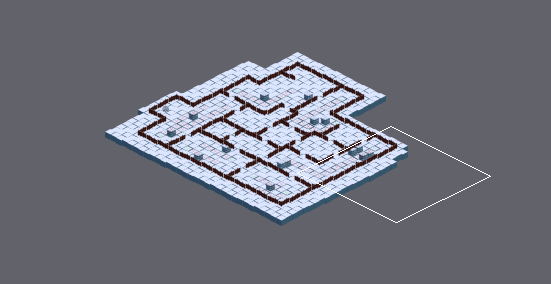
One commit to this Tiled map (JSON): TBSA/Bin/Data/Tiled/6_IcyFortress.json. The first picture is a wide view before the edit; the outline marks the close-up.
Close-up. As it was:
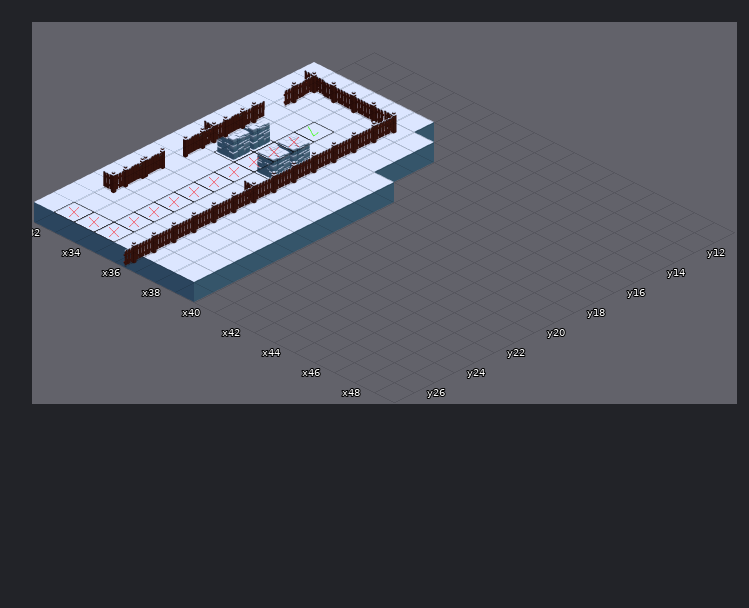
Cells are 128x64 px. Isometric: x runs down to the right, y down to the left. Shown: x 32..49, y 11..27. The commit also changed other parts of the map, which this record leaves out.
After the commit:
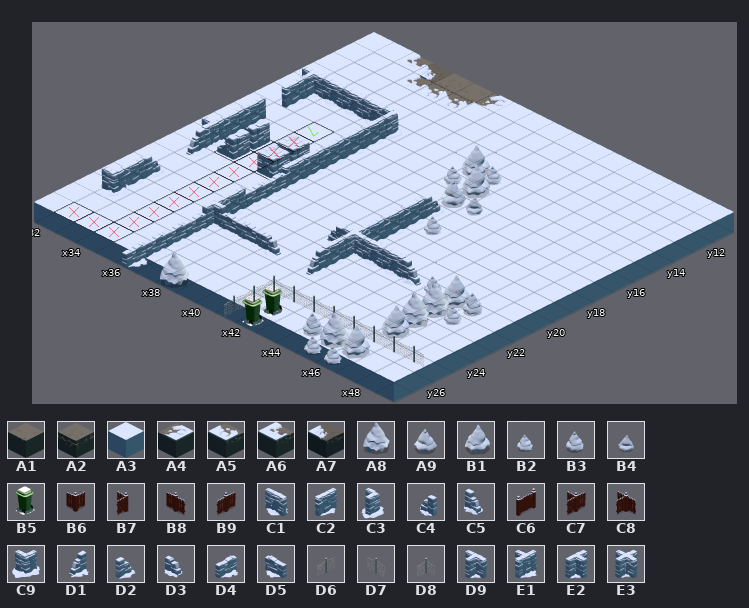
Key: from "tileSheetFloors": A1 12, A2 15, A3 16, A4 29, A5 44, A6 45, A7 46; from "tileSheetProps": A8 33, A9 35, B1 36, B2 37, B3 38, B4 39, B5 85; from "tileSheetWalls": B6 1, B7 3, B8 6, B9 7, C1 8, C2 9, C3 10, C4 12, C5 13, C6 17, C7 19, C8 20, C9 27, D1 28, D2 29, D3 43, D4 44, D5 45, D6 48, D7 49, D8 55, D9 56, E1 58, E2 59, E3 60.
__ is an empty cell.
Tiles replaced or removed in this view: B6, B7, B8, B9, C6, C7, C8.
From old to new:
Changed rows in their new state; .. is an unchanged cell.
Layer "Floor":
first column x 32:
11 A3 A3 A6 A7 A2 A1 A4 A3 A3 A3 A3 A3 A3 A3 A3 A3 A3 A3
12 A3 A3 A3 A6 A5 A5 A3 A3 A3 A3 A3 A3 A3 A3 A3 A3 A3 A3
13 A3 A3 A3 A3 A3 A3 A3 A3 A3 A3 A3 A3 A3 A3 A3 A3 A3 A3
14 .. .. .. .. .. .. A3 A3 A3 A3 A3 A3 A3 A3 A3 A3 A3 A3
15 .. .. .. .. .. .. .. A3 A3 A3 A3 A3 A3 A3 A3 A3 A3 A3
16 .. .. .. .. .. .. .. A3 A3 A3 A3 A3 A3 A3 A3 A3 A3 A3
17 .. .. .. .. .. .. .. A3 A3 A3 A3 A3 A3 A3 A3 A3 A3 A3
18 .. .. .. .. .. .. .. .. A3 A3 A3 A3 A3 A3 A3 A3 A3 A3
19 .. .. .. .. .. .. .. .. A3 A3 A3 A3 A3 A3 A3 A3 A3 A3
20 .. .. .. .. .. .. .. .. A3 A3 A3 A3 A3 A3 A3 A3 A3 A3
21 .. .. .. .. .. .. .. .. A3 A3 A3 A3 A3 A3 A3 A3 A3 A3
22 .. .. .. .. .. .. .. .. A3 A3 A3 A3 A3 A3 A3 A3 A3 A3
23 .. .. .. .. .. .. .. .. A3 A3 A3 A3 A3 A3 A3 A3 A3 A3
24 .. .. .. .. .. .. .. .. A3 A3 A3 A3 A3 A3 A3 A3 A3 A3
25 .. .. .. .. .. .. .. .. A3 A3 A3 A3 A3 A3 A3 A3 A3 A3
26 .. .. .. .. .. .. .. .. A3 A3 A3 A3 A3 A3 A3 A3 A3 A3
27 .. .. .. .. .. .. .. .. A3 A3 A3 A3 A3 A3 A3 A3 A3 A3
Layer "Covers":
first column x 42:
26 B5
27 B5
Layer "Walls":
first column x 32:
14 D9 C1 C1 C1 C3 .. .. .. B1 B2 .. .. .. .. .. .. ..
15 C2 .. .. .. C2 .. .. .. B2 B1 .. .. .. .. .. .. ..
16 .. .. .. .. C2 .. .. .. .. A9 B4 .. .. .. .. .. ..
17 C2 .. .. .. C2 .. .. .. .. D2 .. .. .. .. .. .. ..
18 C2 .. .. .. C2 .. .. .. .. C2 B2 .. .. .. .. .. ..
19 E1 .. .. .. C2 .. .. .. .. C2 .. .. .. .. .. .. ..
20 D1 .. .. .. D4 .. .. .. .. C2 .. .. .. .. .. .. ..
21 .. .. .. .. D4 .. .. .. C4 E3 C1 C1 C5 B2 B1 B3 ..
22 D2 .. .. .. C2 .. .. .. .. C2 .. .. .. .. A8 B2 ..
23 C2 .. .. .. E2 D5 D5 D3 .. D1 .. .. .. .. A8 .. ..
24 C9 .. .. .. D4 .. .. .. .. .. .. .. .. .. B1 .. ..
25 .. .. .. .. D4 .. .. .. .. D8 D7 D7 D7 D7 D7 D7 D7
26 .. .. .. .. D4 .. .. .. .. D6 .. .. B3 A8 B1 .. ..
27 .. .. .. .. D4 .. A8 .. .. D6 .. .. .. B2 B2 .. ..
